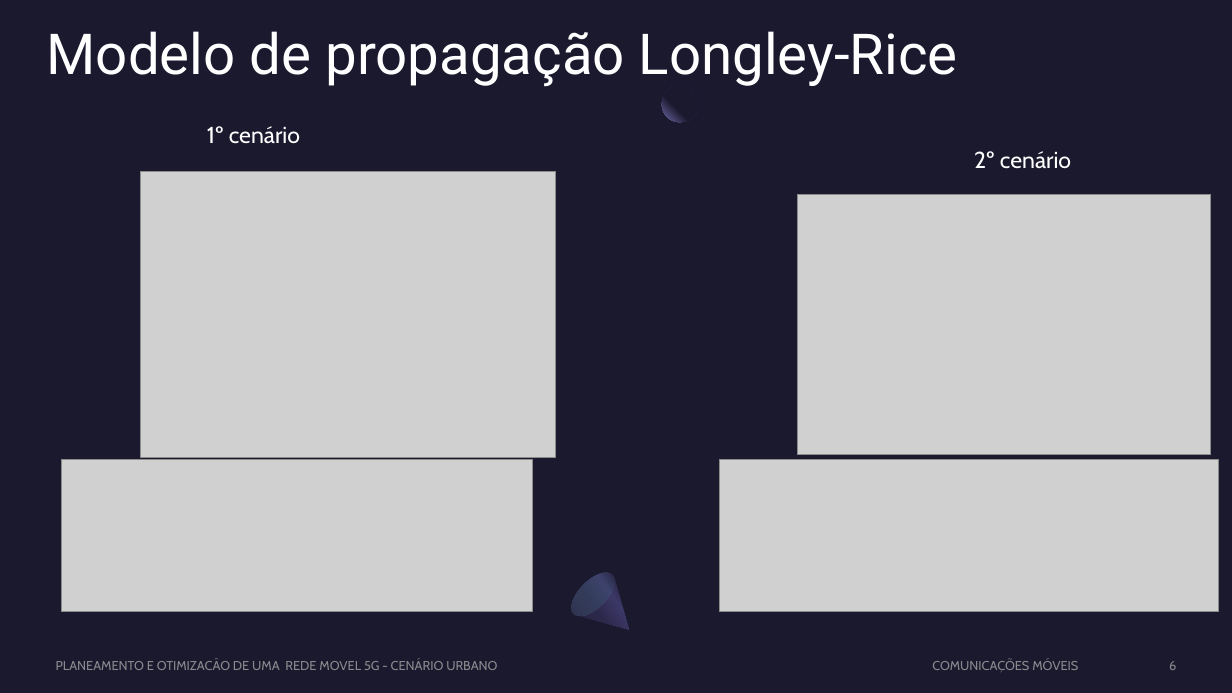
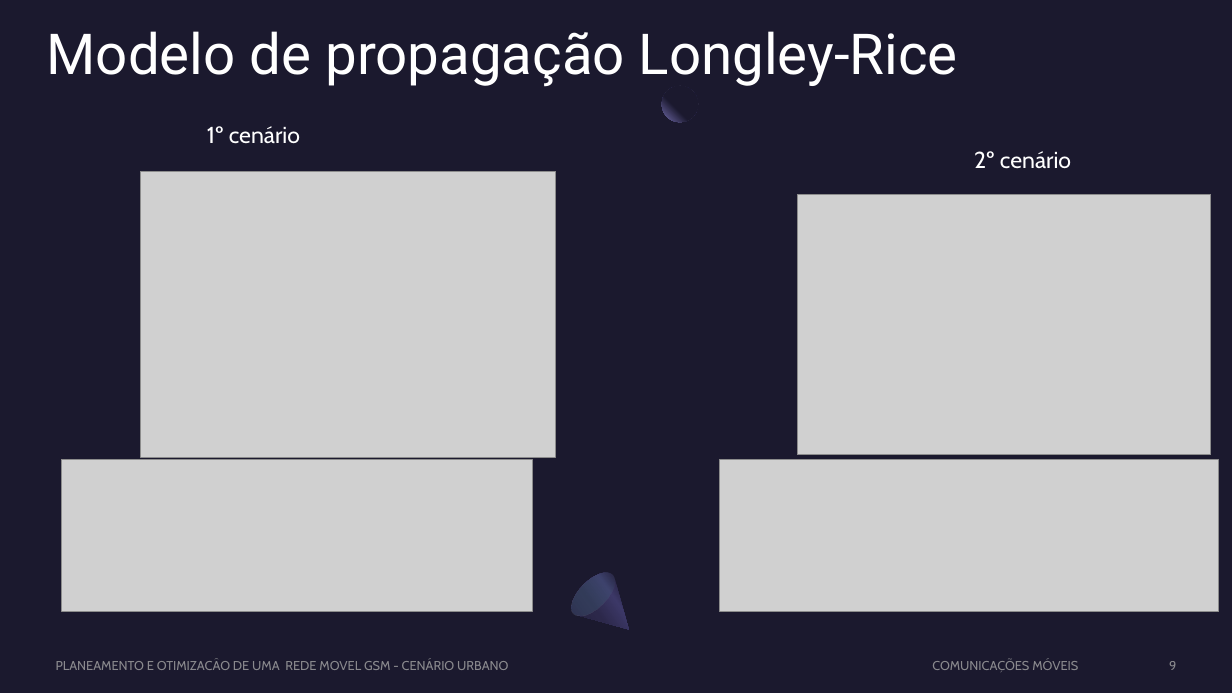
Before and after one commit to Rafaeljff/CM, a slide deck: slide 9 of Apresentacao_GSM_Urbano.pptx (slide 6 before the commit). Drawn at 1232x693 pixels with LibreOffice and Linux fonts; fonts in the diff are those of the drawing; grey boxes stand for pictures. Boxes give left, top, right and bottom in pixels: in the first picture for what was removed or moved away, otherwise in the second. Text is boxed around its words. In the diff, an @@ line names an element or a change of style, - is before the commit and + after.

```diff
--- a/Apresentacao_GSM_Urbano.pptx
+++ b/Apresentacao_GSM_Urbano.pptx
@@ text at <box>56,661,508,670</box>: text changed @@
-PLANEAMENTO E OTIMIZACÂO DE UMA REDE MOVEL 5G - CENÁRIO URBANO
+PLANEAMENTO E OTIMIZACÂO DE UMA REDE MOVEL GSM - CENÁRIO URBANO
@@ page number at <box>1169,661,1176,670</box>: text changed @@
-6
+9
```
Also in this commit, not shown: 3 other slides changed, 3 slides added, 2 other files.
